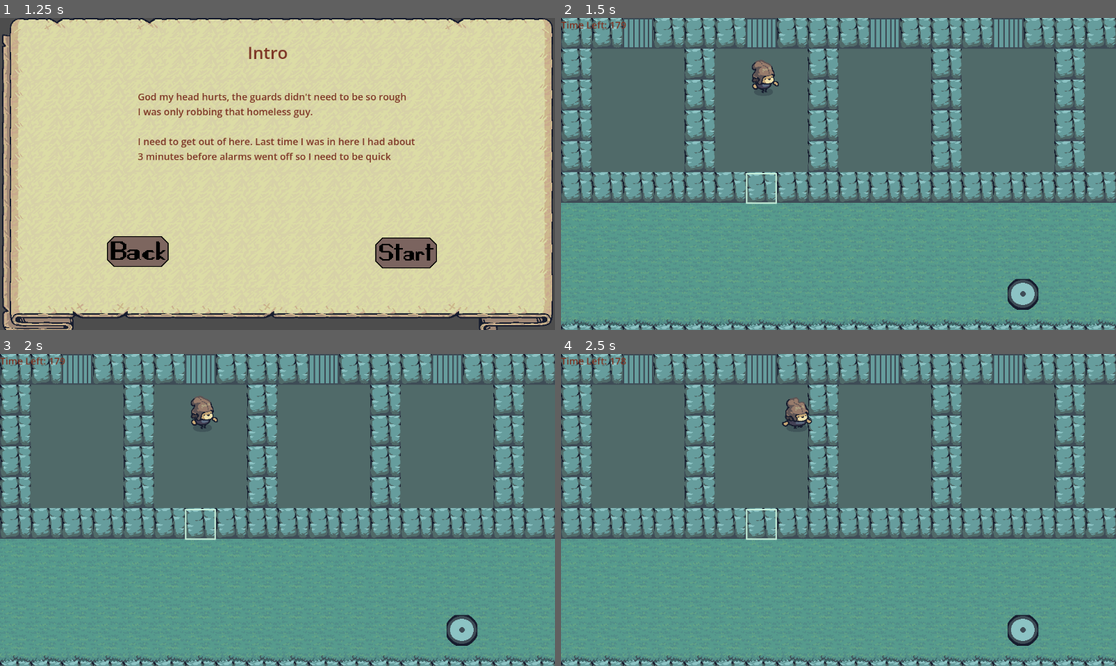
Above: before the commit, frames 1-4 (two rows, left to right).
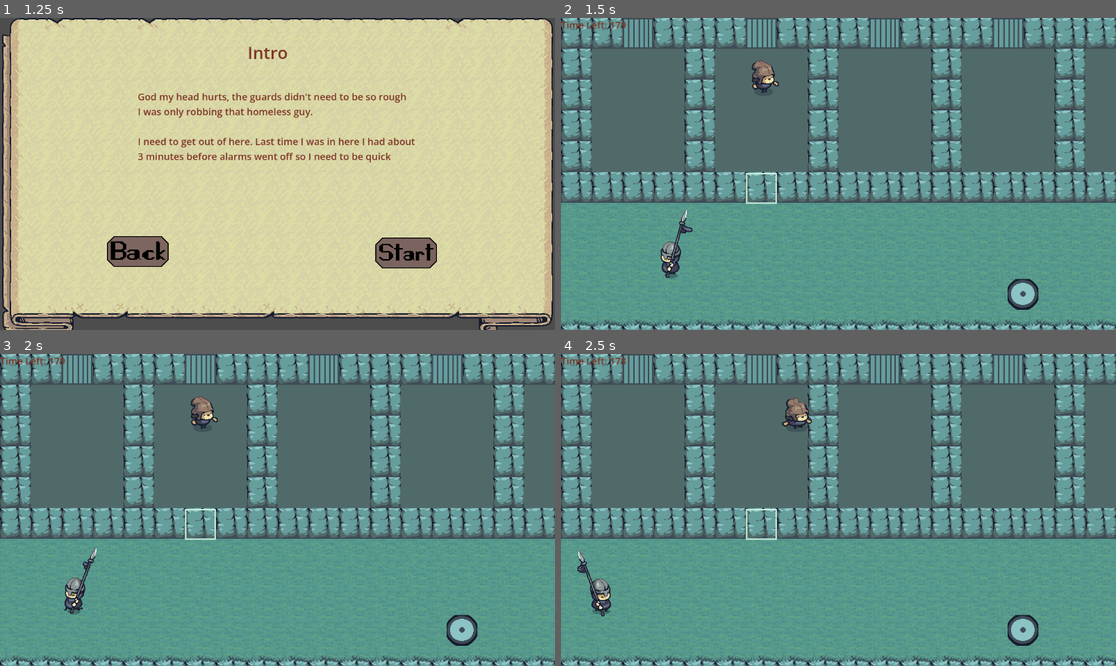
Above: after the commit, the same moments.

Repository: 3nter-Name/Game-Dev-Final-Project
Game: Godot game, scene res://Non-Game Scenes/Menu.tscn
Two runs of this game, one before a commit and one after it. Both use one fixed random seed, a clock stepped at 60 frames per second and the inputs below.
Inputs (mouse positions are in pixels of both pictures, inside the frame that each line leads up to):
- Up to frame 1 (1.25 s): click (277, 174) at 0.5 s
- Up to frame 2 (1.5 s): click (966, 252) at 1.25 s
- Up to frame 3 (2 s): no input
- Up to frame 4 (2.5 s): hold D (Move_Right) from 2.03 s (still down)

Frame 1 is identical in both runs. In frame 2, 0.5% of the frame differs, in the area x 17-24%, y 61-84%; in frame 3, 0.5%; in frame 4, 0.5%, in the area x 2-10%, y 62-85%.

Commit message:
Guard Animation

Diff:
--- a/Enemies/Guard.tscn
+++ b/Enemies/Guard.tscn
@@ -1,31 +1,84 @@
 [gd_scene format=3 uid="uid://cr4usin8rtx7m"]
 
 [ext_resource type="Script" uid="uid://b3rrn101hwind" path="res://Enemies/guard.gd" id="1_iw5v3"]
+[ext_resource type="Texture2D" uid="uid://dgbw3w2pddxrs" path="res://Enemies/Lancer_Run.png" id="2_ngn1c"]
+
+[sub_resource type="AtlasTexture" id="AtlasTexture_touu4"]
+atlas = ExtResource("2_ngn1c")
+region = Rect2(0, 0, 320, 320)
+
+[sub_resource type="AtlasTexture" id="AtlasTexture_rqvv0"]
+atlas = ExtResource("2_ngn1c")
+region = Rect2(320, 0, 320, 320)
+
+[sub_resource type="AtlasTexture" id="AtlasTexture_jdn5f"]
+atlas = ExtResource("2_ngn1c")
+region = Rect2(640, 0, 320, 320)
+
+[sub_resource type="AtlasTexture" id="AtlasTexture_pr5f4"]
+atlas = ExtResource("2_ngn1c")
+region = Rect2(960, 0, 320, 320)
+
+[sub_resource type="AtlasTexture" id="AtlasTexture_asftn"]
+atlas = ExtResource("2_ngn1c")
+region = Rect2(1280, 0, 320, 320)
+
+[sub_resource type="AtlasTexture" id="AtlasTexture_nblym"]
+atlas = ExtResource("2_ngn1c")
+region = Rect2(1600, 0, 320, 320)
+
+[sub_resource type="SpriteFrames" id="SpriteFrames_iw5v3"]
+animations = [{
+"frames": [{
+"duration": 1.0,
+"texture": SubResource("AtlasTexture_touu4")
+}, {
+"duration": 1.0,
+"texture": SubResource("AtlasTexture_rqvv0")
+}, {
+"duration": 1.0,
+"texture": SubResource("AtlasTexture_jdn5f")
+}, {
+"duration": 1.0,
+"texture": SubResource("AtlasTexture_pr5f4")
+}, {
+"duration": 1.0,
+"texture": SubResource("AtlasTexture_asftn")
+}, {
+"duration": 1.0,
+"texture": SubResource("AtlasTexture_nblym")
+}],
+"loop": true,
+"name": &"Run",
+"speed": 5.0
+}]
 
 [sub_resource type="CapsuleShape2D" id="CapsuleShape2D_st5ds"]
-
-[sub_resource type="SpriteFrames" id="SpriteFrames_iw5v3"]
+radius = 20.0
+height = 78.0
 
 [sub_resource type="RectangleShape2D" id="RectangleShape2D_st5ds"]
-size = Vector2(55, 20)
+size = Vector2(105.75, 56.5)
 
 [node name="Guard" type="CharacterBody2D" unique_id=1207583505]
 collision_layer = 4
 collision_mask = 6
 script = ExtResource("1_iw5v3")
 
+[node name="AnimatedSprite2D" type="AnimatedSprite2D" parent="." unique_id=1729243367]
+sprite_frames = SubResource("SpriteFrames_iw5v3")
+animation = &"Run"
+autoplay = "Run"
+
 [node name="Collision" type="CollisionShape2D" parent="." unique_id=212040933]
 shape = SubResource("CapsuleShape2D_st5ds")
-
-[node name="AnimatedSprite2D" type="AnimatedSprite2D" parent="." unique_id=1729243367]
-sprite_frames = SubResource("SpriteFrames_iw5v3")
 
 [node name="DetectionL" type="Area2D" parent="." unique_id=2139747707]
 collision_layer = 4
 collision_mask = 2
 
 [node name="Collision" type="CollisionShape2D" parent="DetectionL" unique_id=1351281478]
-position = Vector2(-38, 0)
+position = Vector2(-74.125, 0)
 shape = SubResource("RectangleShape2D_st5ds")
 
 [node name="DetectionR" type="Area2D" parent="." unique_id=244494186]
@@ -33,7 +86,7 @@
 collision_mask = 2
 
 [node name="Collision" type="CollisionShape2D" parent="DetectionR" unique_id=387561353]
-position = Vector2(38, 0)
+position = Vector2(73, 0)
 shape = SubResource("RectangleShape2D_st5ds")
 
 [connection signal="body_entered" from="DetectionL" to="." method="_on_detection_l_body_entered"]
--- a/Enemies/greater_guard.gd
+++ b/Enemies/greater_guard.gd
@@ -4,10 +4,8 @@
 func _on_marker_l_body_entered(body: Node2D) -> void:
 	if body.is_in_group("Self"):
 		body.target = "Right";
-		body.sprite.flip_h = true;
 
 
 func _on_marker_r_body_entered(body: Node2D) -> void:
 	if body.is_in_group("Self"):
 		body.target = "Left";
-		body.sprite.flip_h = false;
--- a/Enemies/guard.gd
+++ b/Enemies/guard.gd
@@ -13,8 +13,10 @@
 	var direction;
 	if target == "Left":
 		direction = -1;
+		$AnimatedSprite2D.flip_h = true;
 	else:
 		direction = 1;
+		$AnimatedSprite2D.flip_h = false;
 
 	velocity.x = direction * SPEED;
 
Binary file added: Enemies/Lancer_Run.png
Not shown, added: Enemies/Lancer_Run.png.import
